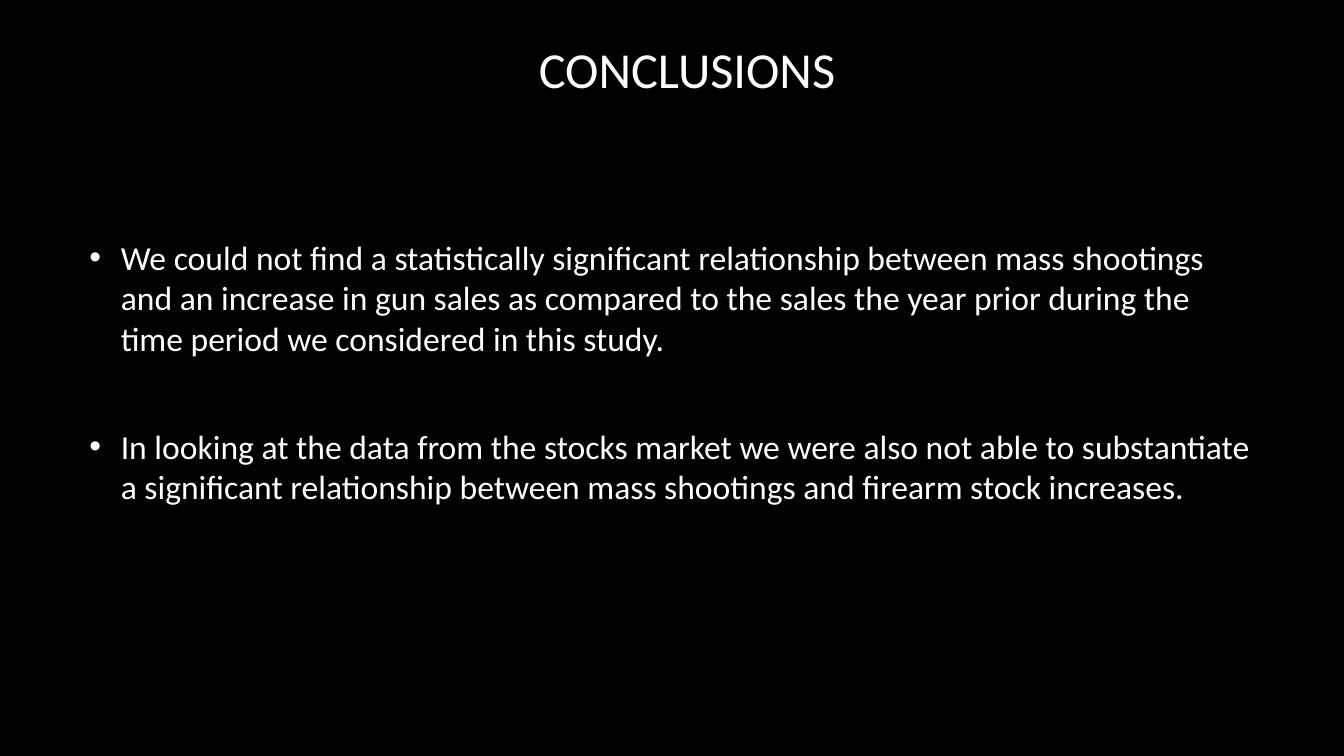
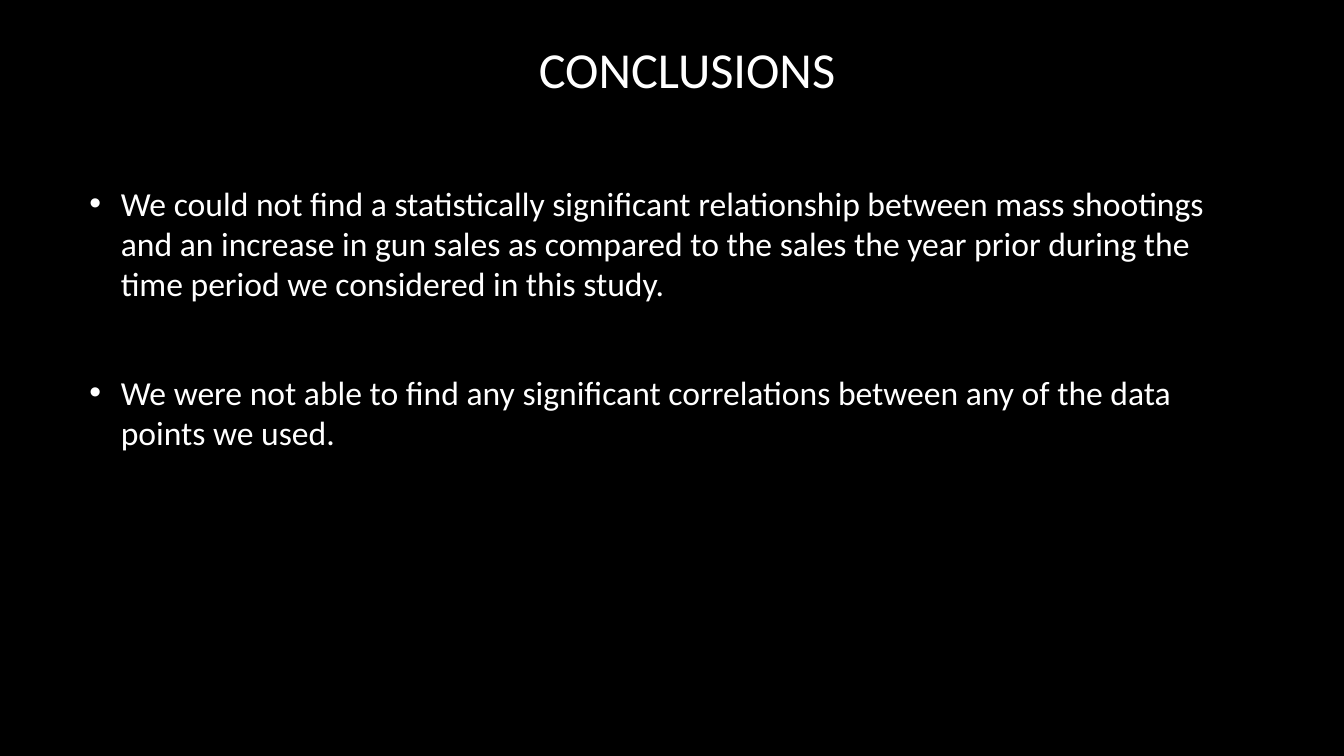
Before and after one commit to tmartinez52/Driving-Gun-Sales, a slide deck: slide 30 of Data Merged/Mass Shooting and Gun purchases in U.S.A .pptx. Drawn at 1344x756 pixels with LibreOffice and Linux fonts; fonts in the diff are those of the drawing; background and template pictures are left out. Boxes give left, top, right and bottom in pixels: in the first picture for what was removed or moved away, otherwise in the second. Text is boxed around its words. In the diff, an @@ line names an element or a change of style, - is before the commit and + after.

Commit message:
Add stock charts

```diff
--- a/Data Merged/Mass Shooting and Gun purchases in U.S.A .pptx
+++ b/Data Merged/Mass Shooting and Gun purchases in U.S.A .pptx
@@ text at [121, 381, 1170, 451]: text changed @@
-• In looking at the data from the stocks market we were also not able to substantiate a significant relationship between mass shootings and firearm stock increases.
+• We were not able to find any significant correlations between any of the data points we used.
```
Also in this commit, not shown: 3 other slides changed, 3 slides added.
